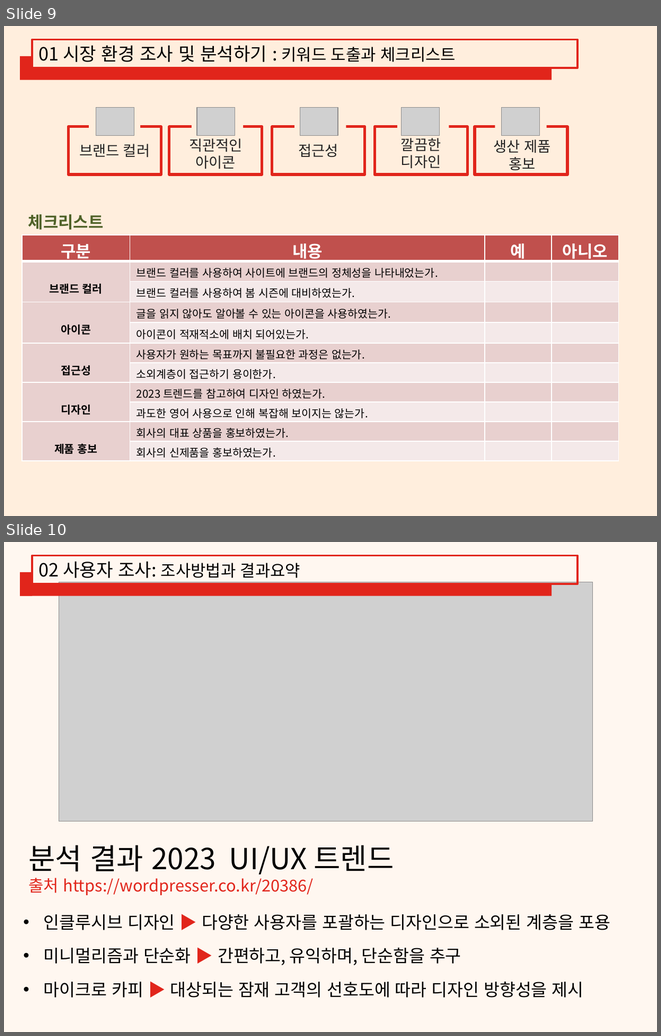
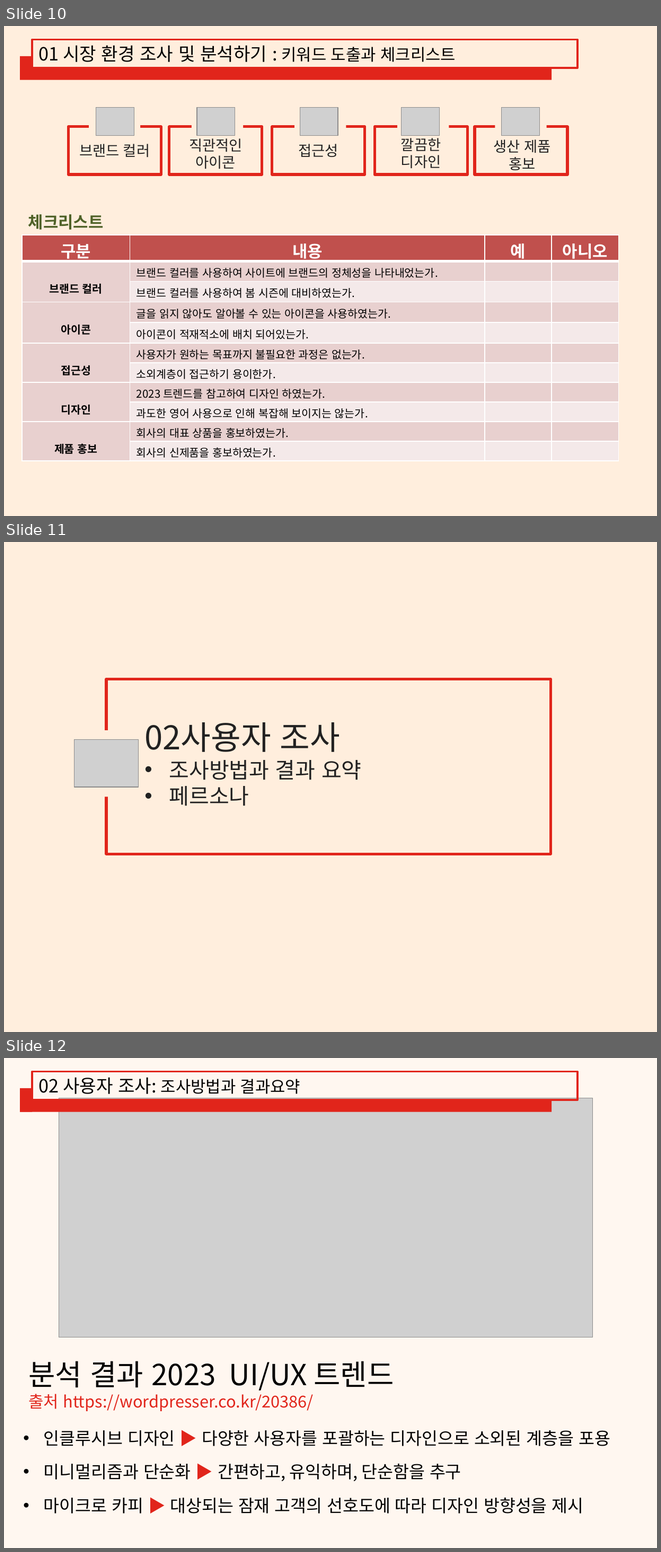
Before and after one commit to LEEGYUNGRIM/report01, a slide deck: 디자인설계 및 조사분석.pptx. Shown one above the other, each under a label of ours: slides 9 and 10 before the commit, slides 10, 11 and 12 after it. The pictures are 661x1036 and 661x1552 pixels, drawn with LibreOffice and Linux fonts; fonts in the diff are those of the drawing; grey boxes stand for pictures; background and template pictures are left out. Boxes give left, top, right and bottom in pixels: in the first picture for what was removed or moved away, otherwise in the second. Text is boxed around its words. In the diff, an @@ line names an element or a change of style, - is before the commit and + after.

```diff
--- a/디자인설계 및 조사분석.pptx
+++ b/디자인설계 및 조사분석.pptx
@@ slide 11 added at (x1=4, y1=542, x2=657, y2=1032), background #FFFFFF @@
@@ rectangle added at (x1=4, y1=542, x2=657, y2=1032), fill #FFEEDD @@
@@ rectangle added at (x1=106, y1=678, x2=550, y2=854), outline #E1251B 3 pt @@
@@ rectangle added at (x1=68, y1=730, x2=129, y2=796), fill #FFEEDD @@
@@ text added at (x1=144, y1=722, x2=362, y2=806), 24 pt, text #212121 @@
+02사용자 조사
+• 조사방법과 결과 요약
+• 페르소나
@@ picture added at (x1=74, y1=739, x2=139, y2=787) @@
@@ what was slide 9 is now slide 10 @@
@@ what was slide 10 is now slide 12 @@
```
Also in this commit, not shown: 1 other slide added.
